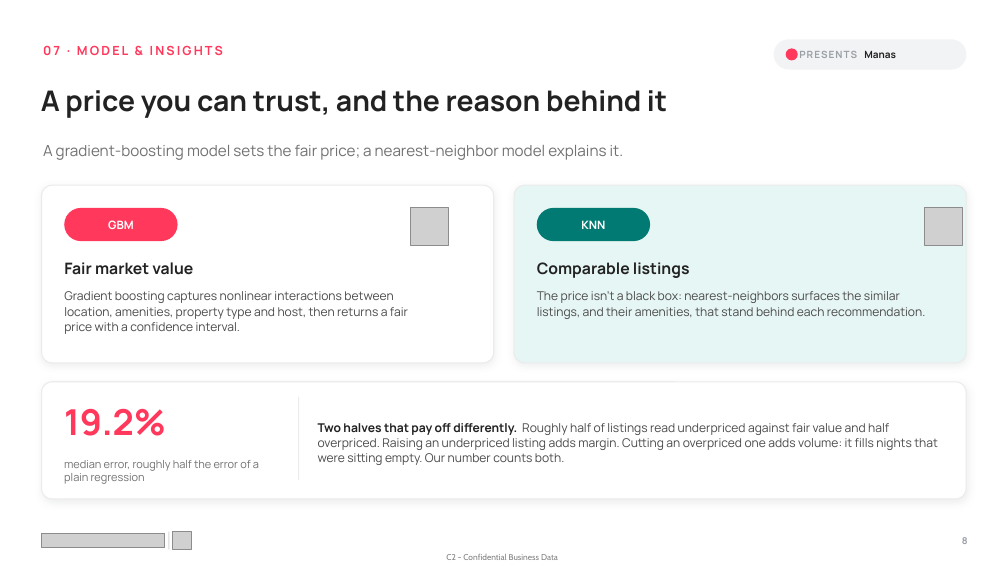
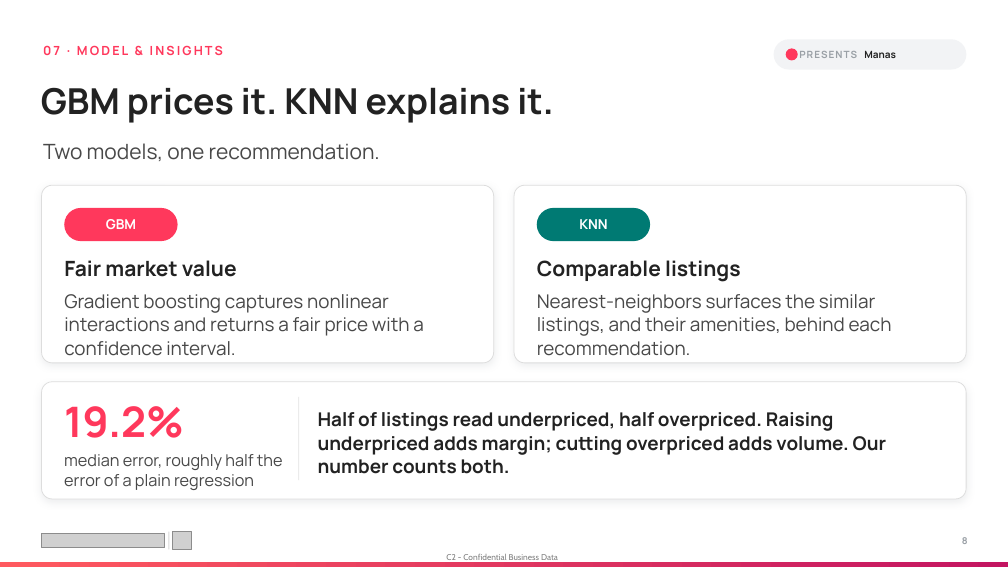
Before and after one commit to mkdn007/Cornell-Airbnb-Capstone, a slide deck: slide 8 of Airbnb Pricing Deck.pptx. Drawn at 1008x567 pixels with LibreOffice and Linux fonts; fonts in the diff are those of the drawing; grey boxes stand for pictures. Boxes give left, top, right and bottom in pixels: in the first picture for what was removed or moved away, otherwise in the second. Text is boxed around its words. In the diff, an @@ line names an element or a change of style, - is before the commit and + after.

```diff
--- a/Airbnb Pricing Deck.pptx
+++ b/Airbnb Pricing Deck.pptx
@@ text at (41,87,553,123): text changed; size 27 to 34 pt @@
-A price you can trust, and the reason behind it
+GBM prices it. KNN explains it.
@@ text at (43,143,380,161): text changed; size 14.5 to 20 pt; text colour #717171 to #484848 @@
-A gradient-boosting model sets the fair price; a nearest-neighbor model explains it.
+Two models, one recommendation.
@@ rounded rectangle at (42,185,494,363): outline #EBEBEB 1 pt to #DDDDDD 0.75 pt @@
@@ text "GBM" at (106,219,136,229): size 11 to 13 pt @@
@@ picture removed at (411,208,448,246) @@
@@ rounded rectangle at (514,185,966,363): fill #E6F6F4 to #FFFFFF; outline #EBEBEB 1 pt to #DDDDDD 0.75 pt @@
@@ text "KNN" at (579,219,607,229): size 11 to 13 pt @@
@@ picture removed at (925,208,963,246) @@
@@ text "Fair market value" at (64,260,237,277): size 15 to 20 pt @@
@@ text "Comparable listings" at (537,260,741,282): size 15 to 20 pt @@
@@ text at (64,294,423,356): text changed; size 11.5 to 18 pt; text colour #4A4A4A to #484848 @@
-Gradient boosting captures nonlinear interactions between location, amenities, property type and host, then returns a fair price with a confidence interval.
+Gradient boosting captures nonlinear interactions and returns a fair price with a confidence interval.
@@ text at (537,294,892,356): text changed; size 11.5 to 18 pt; text colour #4A4A4A to #484848 @@
-The price isn't a black box: nearest-neighbors surfaces the similar listings, and their amenities, that stand behind each recommendation.
+Nearest-neighbors surfaces the similar listings, and their amenities, behind each recommendation.
@@ rounded rectangle at (42,382,966,499): outline #EBEBEB 1 pt to #DDDDDD 0.75 pt @@
@@ text "19.2%" at (64,406,184,438): size 34 to 40 pt @@
@@ text at (318,412,887,474): text changed; size 11.5 to 18 pt; text colour #4A4A4A to #222222; bold on @@
-Two halves that pay off differently. Roughly half of listings read underpriced against fair value and half overpriced. Raising an underpriced listing adds margin. Cutting an overpriced one adds volume: it fills nights that were sitting empty. Our number counts both.
+Half of listings read underpriced, half overpriced. Raising underpriced adds margin; cutting overpriced adds volume. Our number counts both.
@@ text "median error, roughly half the ..." at (64,454,283,490): size 10.5 to 15.5 pt, text colour #717171 to #484848 @@
@@ rectangle added at (0,562,1008,567), fill gradient #FF595F to #C31561 @@
```
Also in this commit, not shown: 19 other slides changed, 2 slides added.
